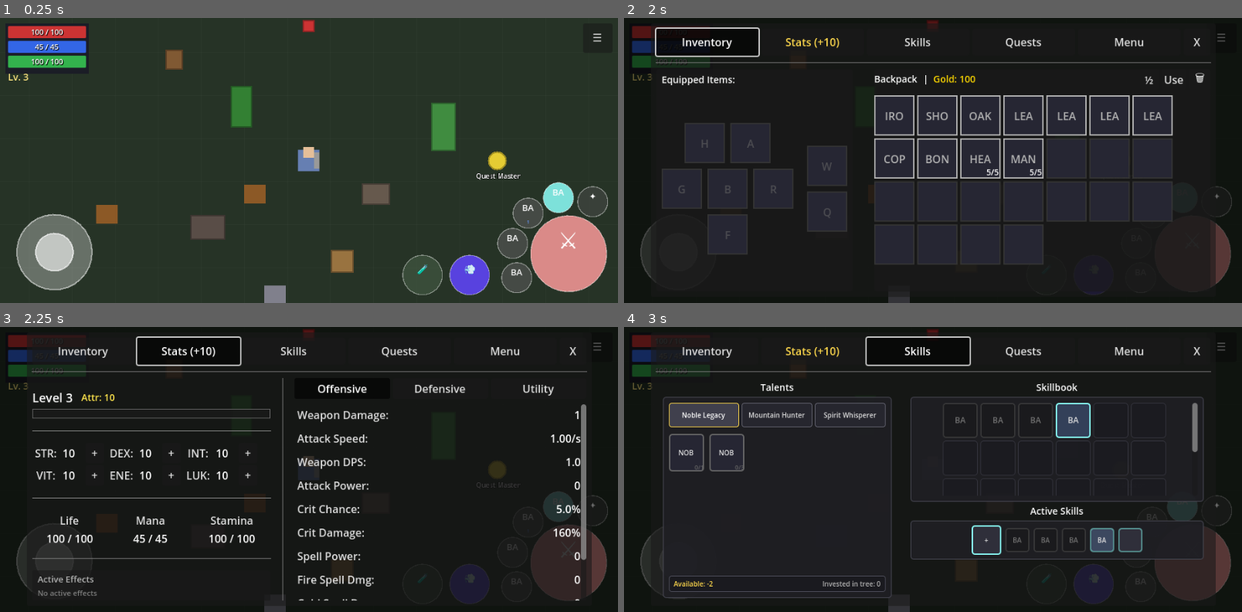
Above: before the commit, frames 1-4 (two rows, left to right).
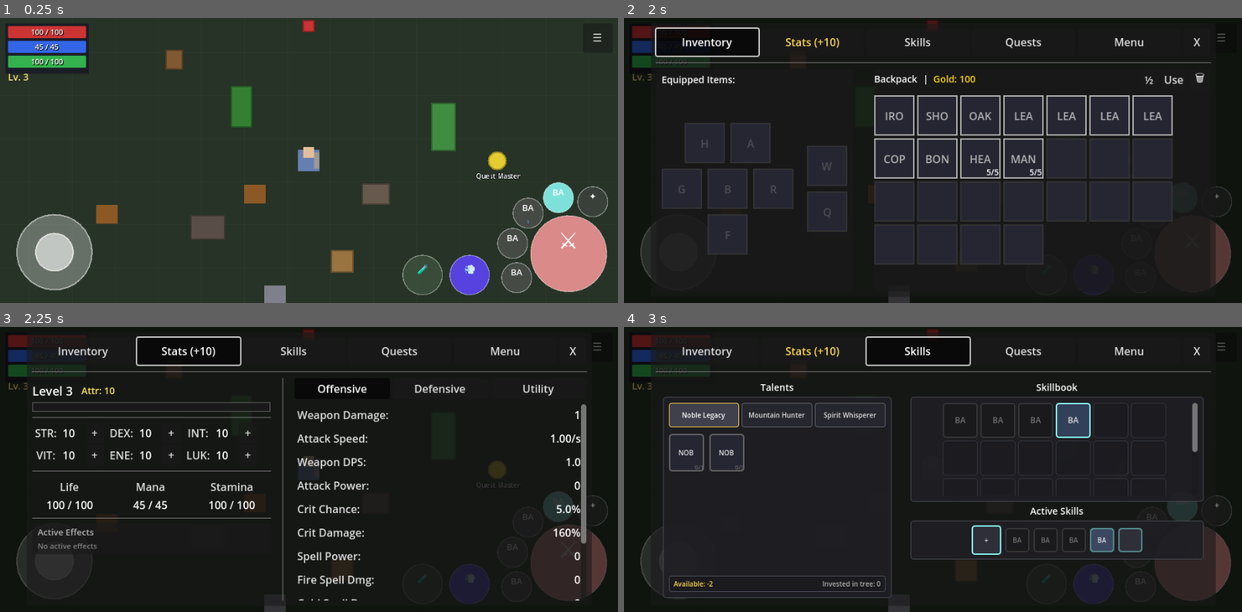
Above: after the commit, the same moments.

Repository: MatousHruska/MobileTestia
Game: Godot game, scene res://scenes/world/test_zone.tscn
Same seed, same stepped clock (60 frames per second), same inputs: the game is played once before the commit and once after it.
Inputs:
- Up to frame 1 (0.25 s): no input
- Up to frame 2 (2 s): click "☰" at 0.5 s; click "Inventory" at 1.25 s
- Up to frame 3 (2.25 s): click "Stats (+10)" at 2 s
- Up to frame 4 (3 s): click "Skills" at 2.75 s

Frames 1-2 are identical in both runs. In frame 3, 4.0% of the frame differs, in the area x 5-95%, y 20-95%; in frame 4, nothing differs.

Commit message:
Reduce StatsPanel section padding to prevent overflow

Diff:
--- a/scripts/ui/menu/stats_panel.gd
+++ b/scripts/ui/menu/stats_panel.gd
@@ -139,23 +139,23 @@
 	return container
 
 
-## Wraps a section with 4% top and bottom padding
+## Wraps a section with minimal vertical padding (2% of panel height)
 func _create_section_with_padding(content: Control) -> Control:
 	var wrapper := VBoxContainer.new()
 	wrapper.add_theme_constant_override("separation", 0)
 
-	# 4% top padding spacer
+	# Small top padding (2% equivalent, ~6px on small screens)
 	var top_spacer := Control.new()
-	top_spacer.custom_minimum_size = Vector2(0, 16)  # ~4% of 400px
+	top_spacer.custom_minimum_size = Vector2(0, 6)
 	top_spacer.size_flags_vertical = Control.SIZE_SHRINK_BEGIN
 	wrapper.add_child(top_spacer)
 
 	content.size_flags_vertical = Control.SIZE_SHRINK_BEGIN
 	wrapper.add_child(content)
 
-	# 4% bottom padding spacer
+	# Small bottom padding
 	var bottom_spacer := Control.new()
-	bottom_spacer.custom_minimum_size = Vector2(0, 16)  # ~4% of 400px
+	bottom_spacer.custom_minimum_size = Vector2(0, 6)
 	bottom_spacer.size_flags_vertical = Control.SIZE_SHRINK_END
 	wrapper.add_child(bottom_spacer)
 
